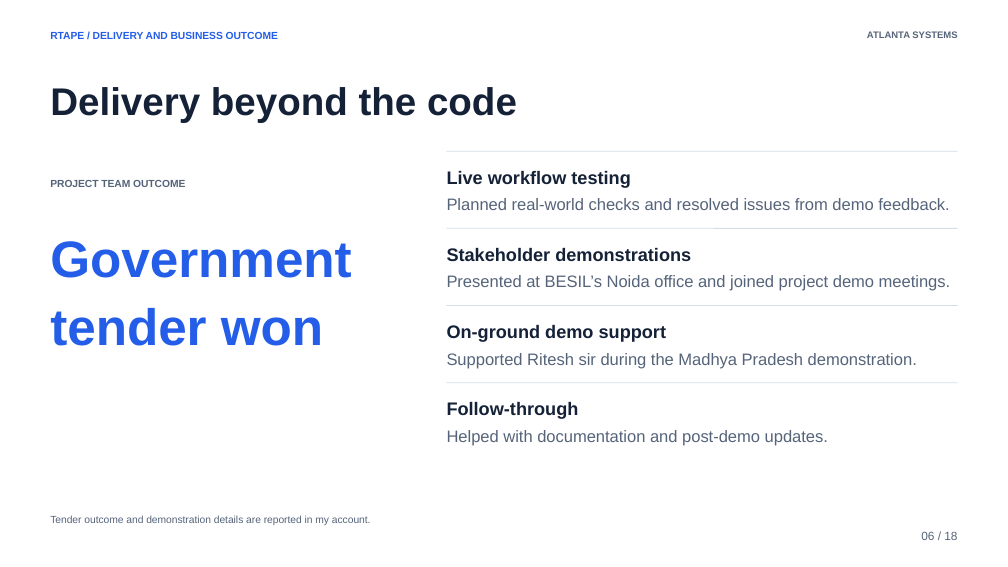
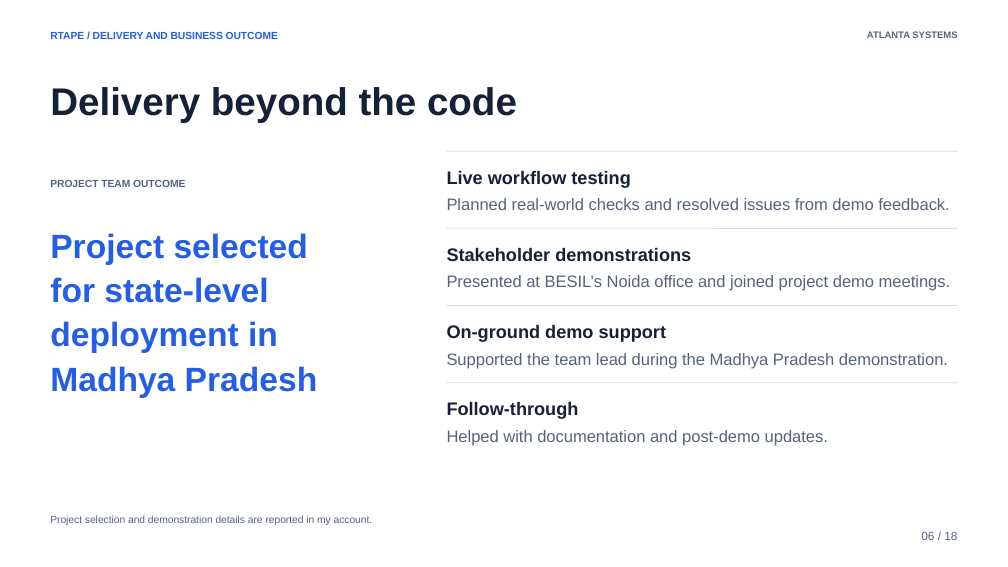
Before and after one commit to atlanta-manish/Atlanta-one-year-ppt, a slide deck: slide 6 of output/Atlanta-Year-One-Final-v3.pptx. Drawn at 1008x567 pixels with LibreOffice and Linux fonts; fonts in the diff are those of the drawing. Boxes give left, top, right and bottom in pixels: in the first picture for what was removed or moved away, otherwise in the second. Text is boxed around its words. In the diff, an @@ line names an element or a change of style, - is before the commit and + after.

```diff
--- a/output/Atlanta-Year-One-Final-v3.pptx
+++ b/output/Atlanta-Year-One-Final-v3.pptx
@@ text at <box>50,233,318,398</box>: text changed; size 48.8 to 32 pt @@
-Government
-tender won
+Project selected
+for state-level
+deployment in
+Madhya Pradesh
@@ text at <box>447,353,948,369</box>: text changed @@
-Supported Ritesh sir during the Madhya Pradesh demonstration.
+Supported the team lead during the Madhya Pradesh demonstration.
@@ text at <box>50,515,373,525</box>: text changed @@
-Tender outcome and demonstration details are reported in my account.
+Project selection and demonstration details are reported in my account.
```
Also in this commit, not shown: 5 other slides changed, 6 other files.
